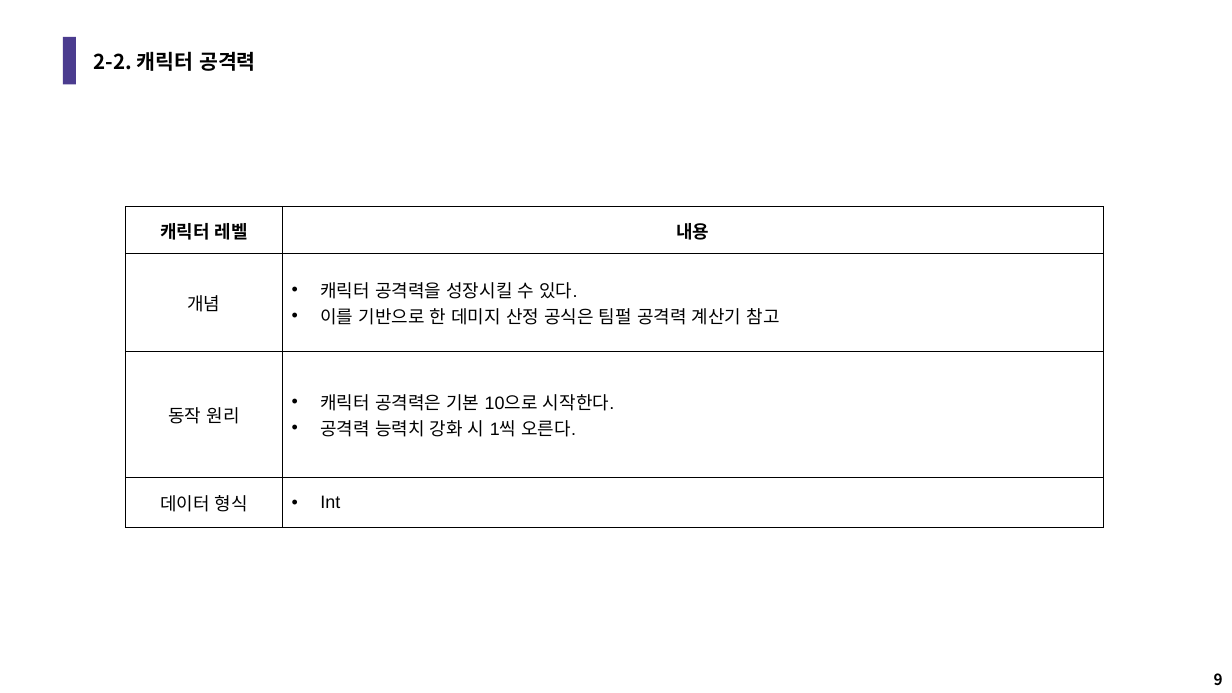
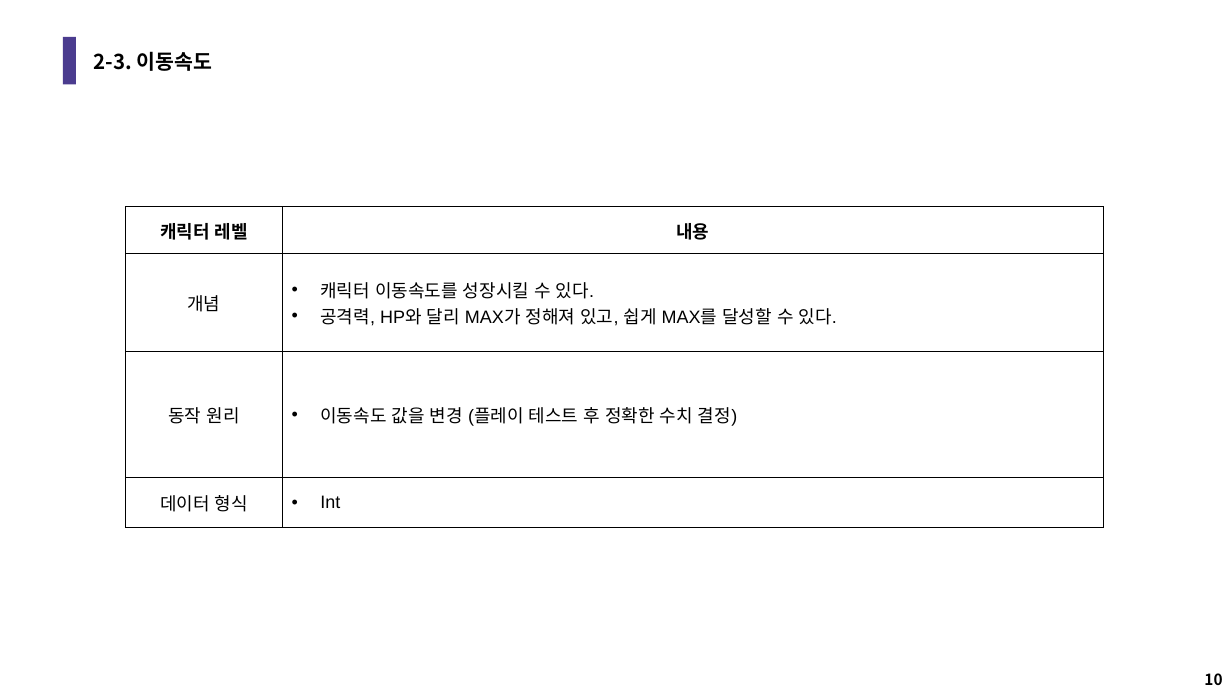
Before and after one commit to LuBly/Team_Pearl, a slide deck: slide 10 of GameDesign/팀펄_성장시스템기획.pptx (slide 9 before the commit). Drawn at 1232x693 pixels with LibreOffice and Linux fonts; fonts in the diff are those of the drawing. Boxes give left, top, right and bottom in pixels: in the first picture for what was removed or moved away, otherwise in the second. Text is boxed around its words. In the diff, an @@ line names an element or a change of style, - is before the commit and + after.

```diff
--- a/GameDesign/팀펄_성장시스템기획.pptx
+++ b/GameDesign/팀펄_성장시스템기획.pptx
@@ title at [94, 51, 212, 71]: text changed @@
-2-2. 캐릭터 공격력
+2-3. 이동속도
@@ table at [126, 207, 1104, 528] @@
-row 2, column 2: 캐릭터 공격력을 성장시킬 수 있다. / 이를 기반으로 한 데미지 산정 공식은 팀펄 공격력 계산기 참고
+row 2, column 2: 캐릭터 이동속도를 성장시킬 수 있다. / 공격력, HP와 달리 MAX가 정해져 있고, 쉽게 MAX를 달성할 수 있다.
-row 3, column 2: 캐릭터 공격력은 기본 10으로 시작한다. / 공격력 능력치 강화 시 1씩 오른다.
+row 3, column 2: 이동속도 값을 변경 (플레이 테스트 후 정확한 수치 결정)
@@ page number at [1204, 673, 1222, 685]: text changed @@
-9
+10
```
Also in this commit, not shown: 7 other slides changed, 5 other files.
